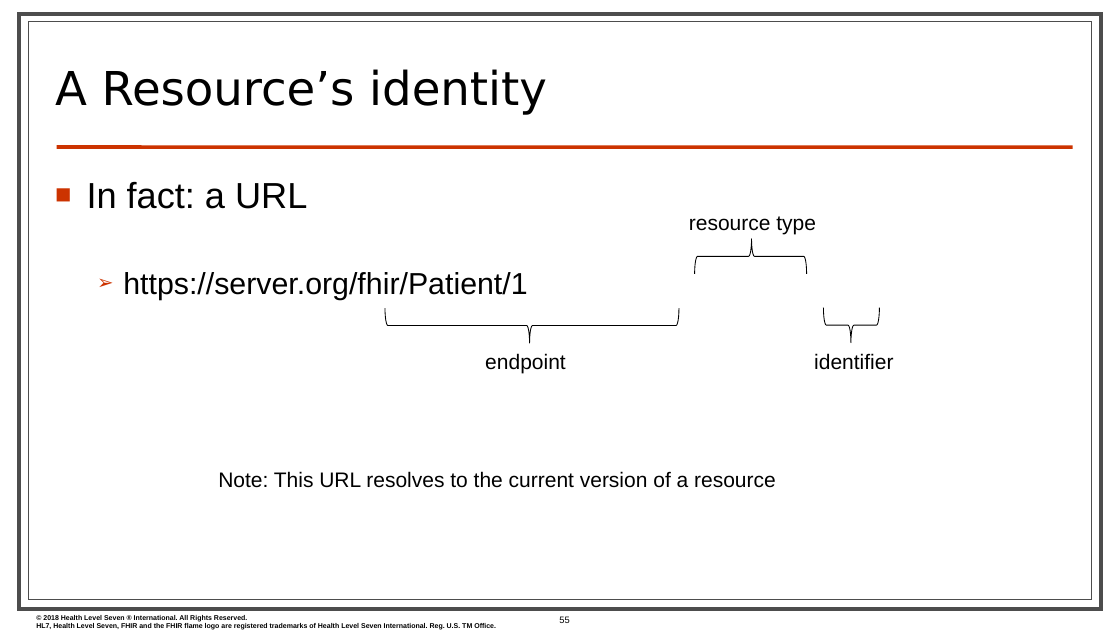
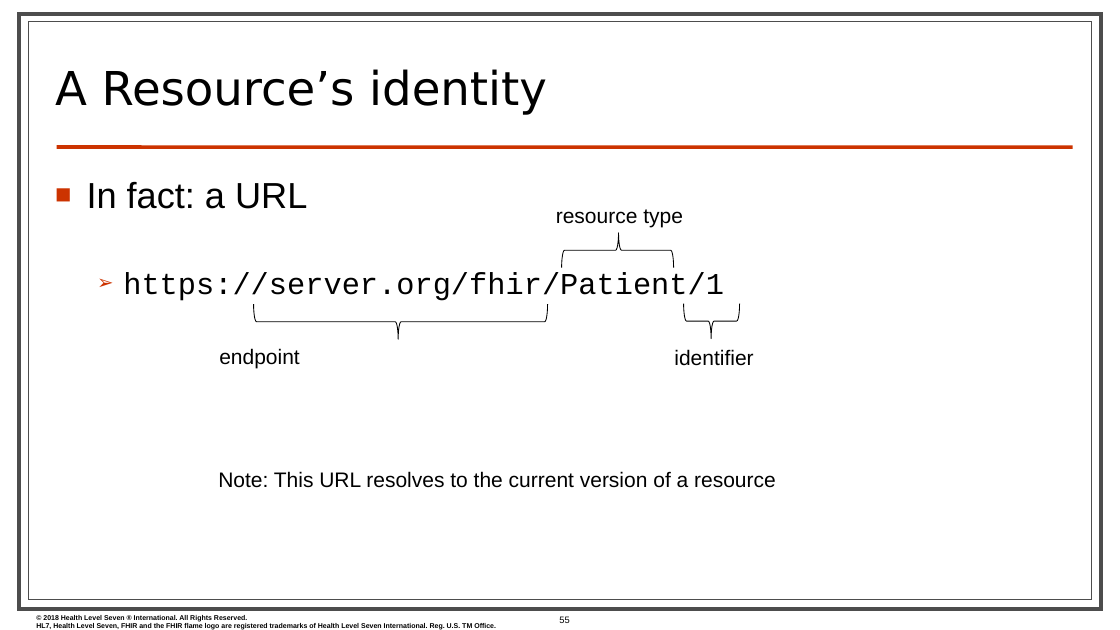
Before and after one commit to FHIR/documents, a slide deck: slide 55 of presentations/2018-03 CIHI/Practical FHIR.pptx. Drawn at 1120x630 pixels with LibreOffice and Linux fonts; fonts in the diff are those of the drawing; background and template pictures are left out. Boxes give left, top, right and bottom in pixels: in the first picture for what was removed or moved away, otherwise in the second. Text is boxed around its words. In the diff, an @@ line names an element or a change of style, - is before the commit and + after.

```diff
--- a/presentations/2018-03 CIHI/Practical FHIR.pptx
+++ b/presentations/2018-03 CIHI/Practical FHIR.pptx
@@ text "resource type": place and size @@
-text "resource type" at (689, 216, 816, 234)
+text "resource type" at (556, 209, 683, 228)
@@ left brace: place and size @@
-left brace at (695, 239, 807, 274)
+left brace at (562, 232, 673, 268)
@@ text at (123, 272, 724, 301): font Arial to Courier New in "https://server.org/fhir/Patient/1" @@
@@ left brace: place and size @@
-left brace at (385, 308, 679, 343)
+left brace at (254, 304, 548, 339)
@@ left brace: place and size @@
-left brace at (824, 308, 880, 343)
+left brace at (684, 304, 740, 339)
@@ text "endpoint": place and size @@
-text "endpoint" at (485, 353, 566, 373)
+text "endpoint" at (219, 348, 300, 368)
@@ text "identifier": place and size @@
-text "identifier" at (814, 353, 893, 370)
+text "identifier" at (674, 349, 753, 366)
```
Also in this commit, not shown: 5 other slides changed, 14 other files.
